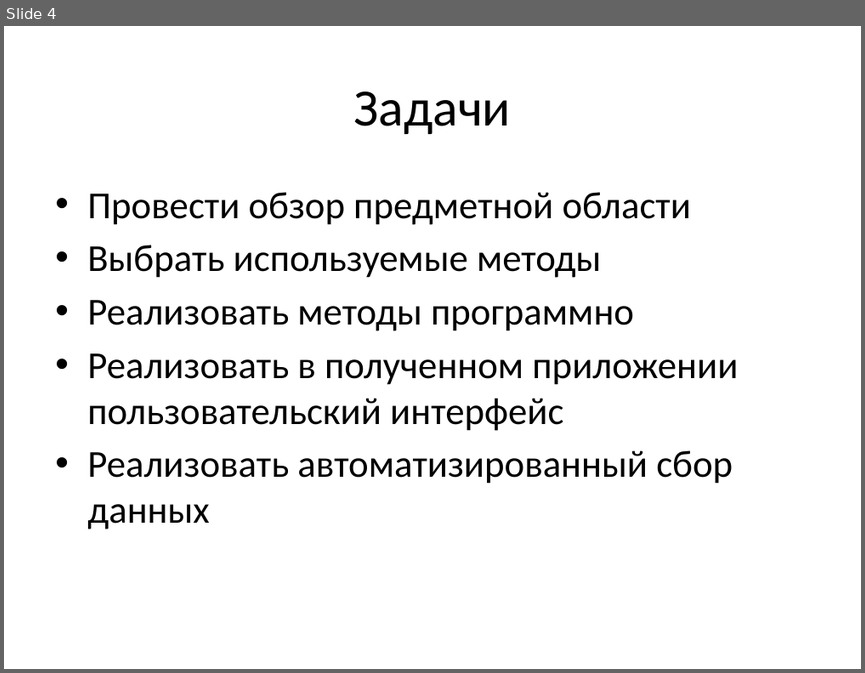
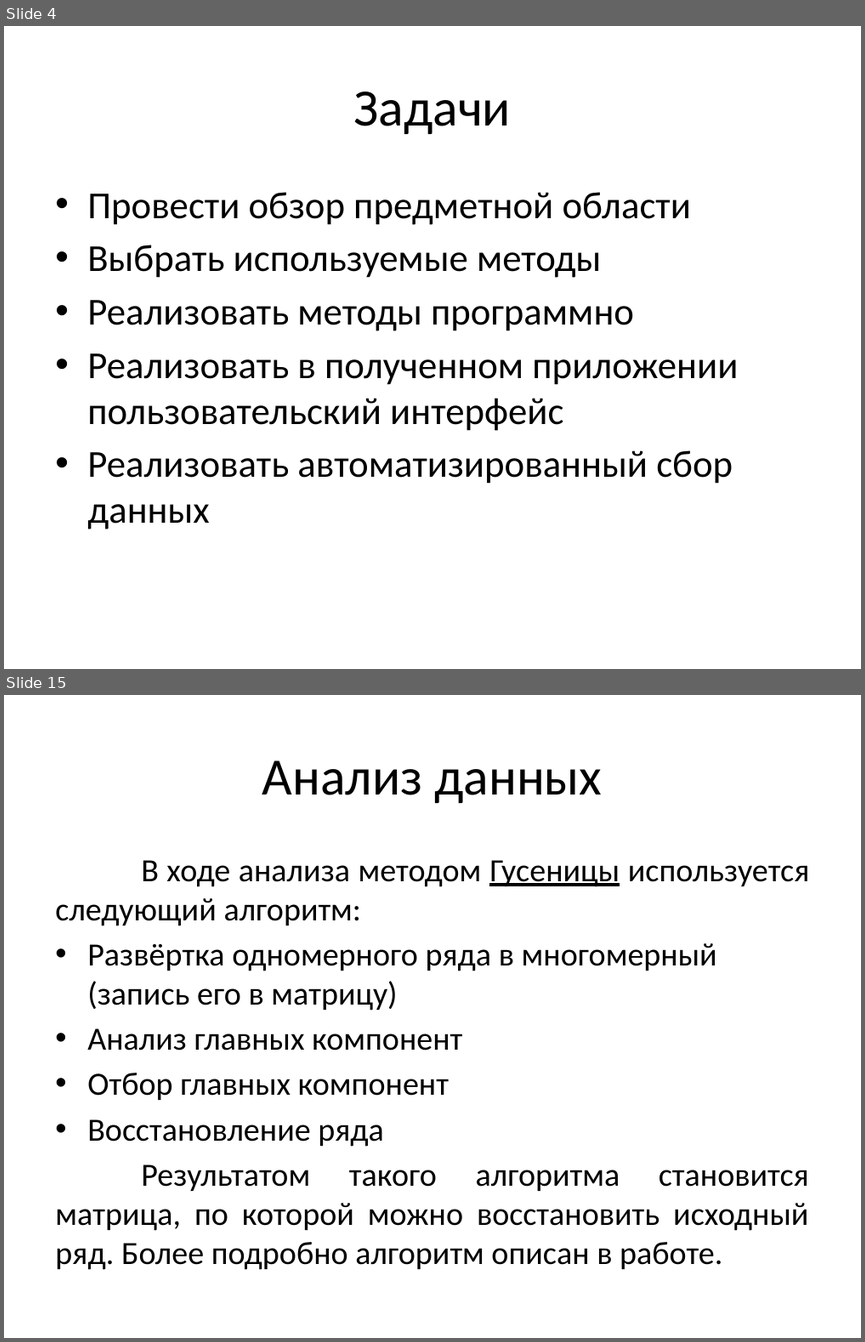
Before and after one commit to Leoprolder/diploma, a slide deck: Презентация.pptx. Shown one above the other, each under a label of ours: slide 4 before the commit, slides 4 and 15 after it; the slides between them are not shown. The pictures are 865x673 and 865x1342 pixels, drawn with LibreOffice and Linux fonts; fonts in the diff are those of the drawing. Boxes give left, top, right and bottom in pixels: in the first picture for what was removed or moved away, otherwise in the second. Text is boxed around its words. In the diff, an @@ line names an element or a change of style, - is before the commit and + after.

```diff
--- a/Презентация.pptx
+++ b/Презентация.pptx
@@ slide 15 added at bbox=[4, 695, 861, 1338], background #FFFFFF @@
@@ title added at bbox=[262, 760, 602, 803], 44 pt, text #000000 @@
+Анализ данных
@@ text added at bbox=[55, 860, 809, 1270], 27.2 pt, text #000000 @@
+В ходе анализа методом Гусеницы используется следующий алгоритм:
+• Развёртка одномерного ряда в многомерный (запись его в матрицу)
+• Анализ главных компонент
+• Отбор главных компонент
+• Восстановление ряда
+Результатом такого алгоритма становится матрица, по которой можно восстановить исходный ряд. Более подробно алгоритм описан в работе.
```
Also in this commit, not shown: 11 other slides added, 1 slide removed, 1 other file.
